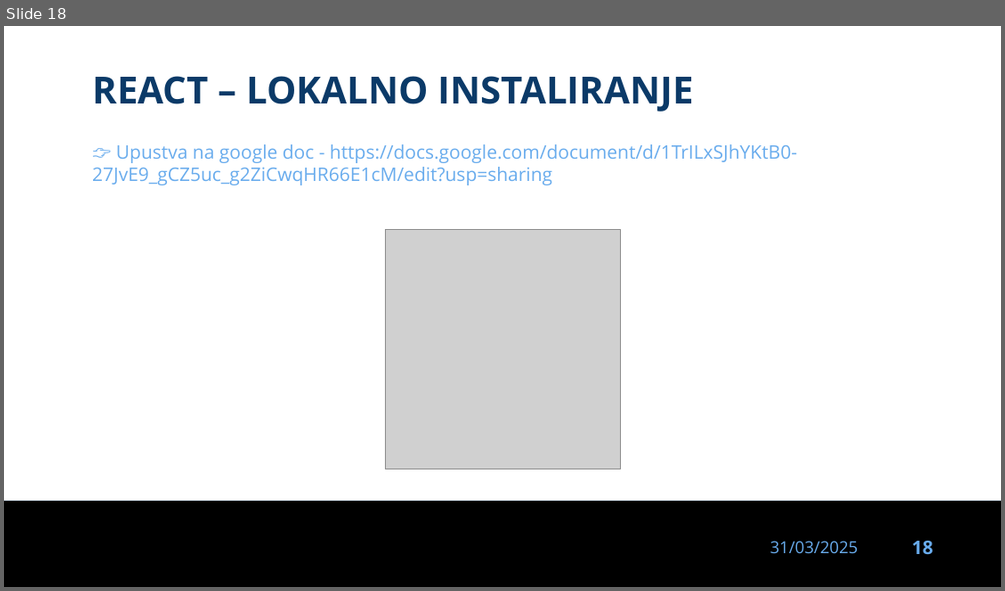
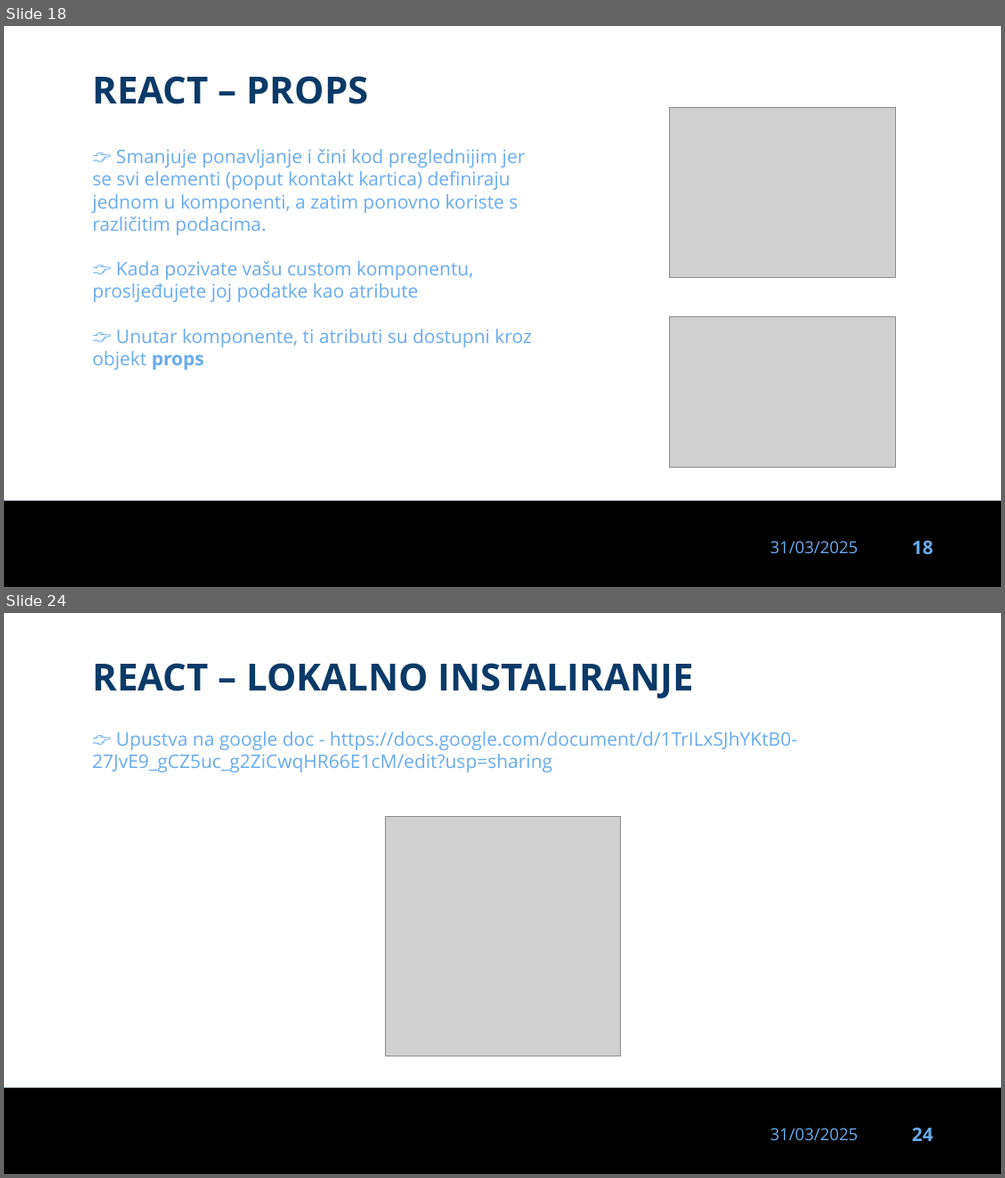
Before and after one commit to dinoDuvnjak/CTK, a slide deck: Bootcamp/react/react.pptx. Shown one above the other, each under a label of ours: slide 18 before the commit, slides 18 and 24 after it; the slides between them are not shown. The pictures are 1005x591 and 1005x1178 pixels, drawn with LibreOffice and Linux fonts; fonts in the diff are those of the drawing; grey boxes stand for pictures; background and template pictures are left out. Boxes give left, top, right and bottom in pixels: in the first picture for what was removed or moved away, otherwise in the second. Text is boxed around its words. In the diff, an @@ line names an element or a change of style, - is before the commit and + after.

```diff
--- a/Bootcamp/react/react.pptx
+++ b/Bootcamp/react/react.pptx
@@ slide 18 added at (4, 26, 1001, 587), background #FFFFFF; not listed: 3 template elements that a slide beside it also shows @@
@@ text added at (92, 76, 369, 104), 36 pt, text #0B3A68, bold @@
+REACT – PROPS
@@ picture added at (670, 107, 896, 277) @@
@@ text added at (92, 149, 531, 370), 18 pt, text #69ACED @@
+👉 Smanjuje ponavljanje i čini kod preglednijim jer se svi elementi (poput kontakt kartica) definiraju jednom u komponenti, a zatim ponovno koriste s različitim podacima.
+👉 Kada pozivate vašu custom komponentu, prosljeđujete joj podatke kao atribute
+👉 Unutar komponente, ti atributi su dostupni kroz objekt props
@@ picture added at (670, 316, 896, 467) @@
@@ what was slide 18 is now slide 24 @@
@@ page number at (912, 1127, 933, 1141): text changed @@
-18
+24
```
Also in this commit, not shown: 6 other slides added, 24 other files.
